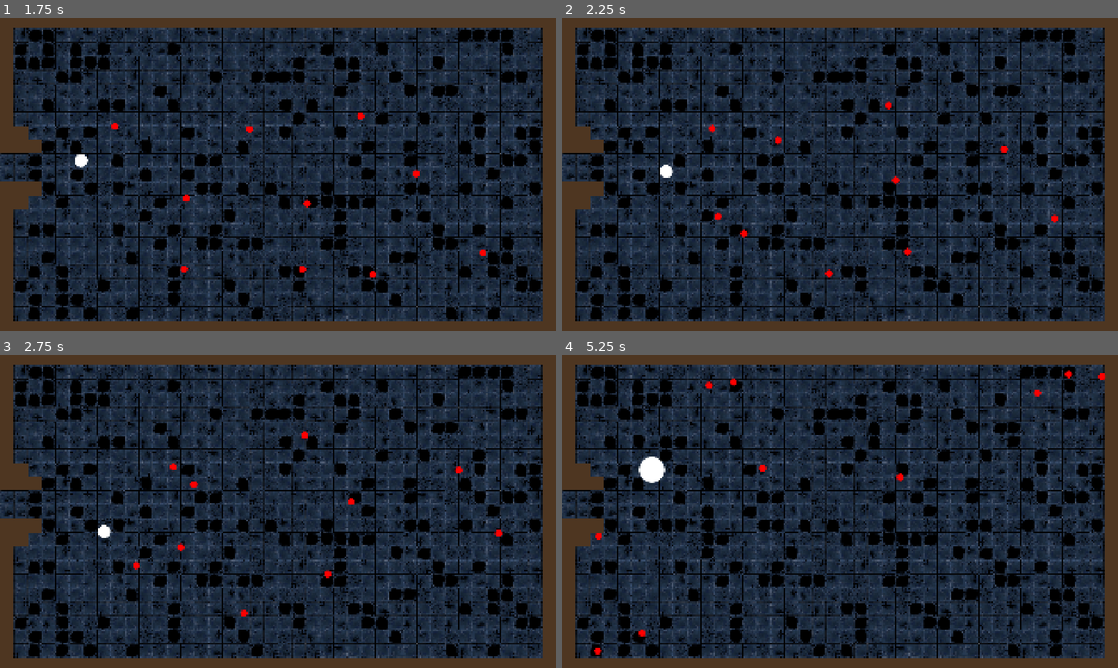
Above: before the commit, frames 1-4 (two rows, left to right).
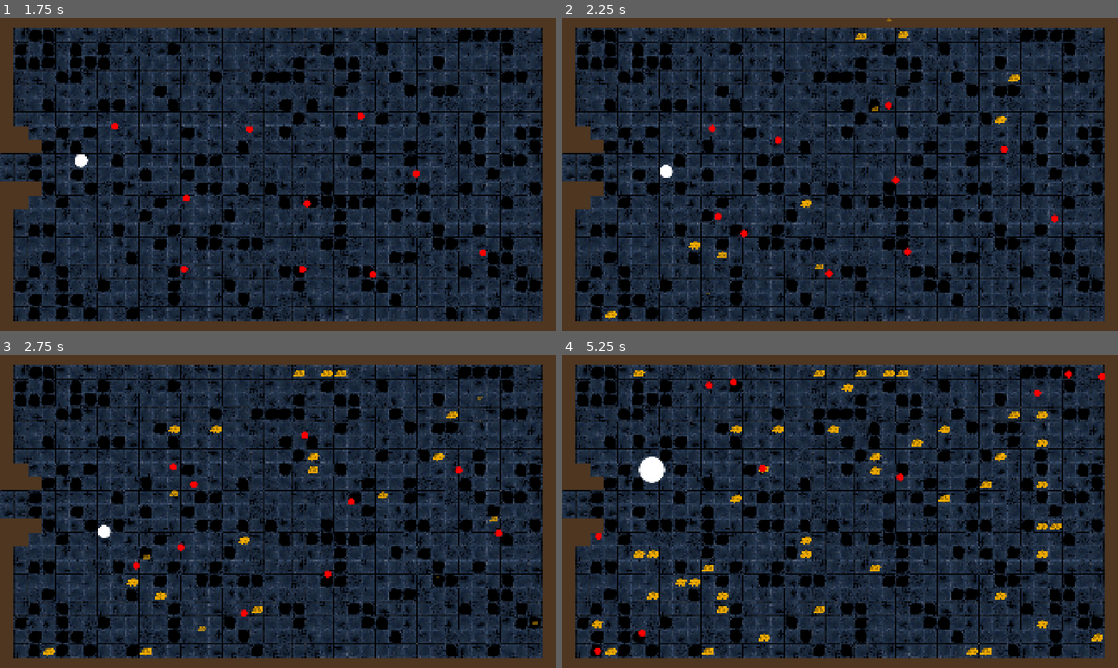
Above: after the commit, the same moments.

Repository: njamster/gmtk_jam_2026
Game: Godot game, scene res://main_menu.tscn
Two runs of this game, one before a commit and one after it. Both use one fixed random seed, a clock stepped at 60 frames per second and the inputs below.
Inputs (mouse positions are in pixels of both pictures, inside the frame that each line leads up to):
- Up to frame 1 (1.75 s): click "Play" at 0.5 s; tap Enter at 1.25 s; move the mouse to (400, 158) at 1.27 s; hold D (move_right) from 1.28 s (still down); tap Shift at 1.35 s; click (400, 158) at 1.42 s
- Up to frame 2 (2.25 s): move the mouse to (728, 190) at 2.02 s; release D (move_right) at 2.03 s; hold S (move_down) from 2.03 s (still down); tap Shift at 2.1 s
- Up to frame 3 (2.75 s): keep holding S (move_down)
- Up to frame 4 (5.25 s): move the mouse to (895, 442) at 2.77 s; release S (move_down) at 2.78 s; hold D (move_right) 2.78-3.53 s; tap Shift every 0.75 s from 2.85 to 5.1 s; move the mouse to (812, 574) at 3.52 s; hold W (move_up) 3.53-4.28 s; click (812, 574) at 3.67 s; move the mouse to (1006, 558) at 4.27 s; hold A (move_left) from 4.28 s (still down); move the mouse to (673, 464) at 5.02 s

Frame 1 is identical in both runs. In frame 2, 0.3% of the frame differs, in the area x 7-83%, y 0-97%; in frame 3, 0.7%; in frame 4, 1.8%, in the area x 5-98%, y 4-97%.

Commit message:
Add proper gold spawning

Diff:
--- a/collectibles/gold.gd
+++ /dev/null
@@ -1,7 +0,0 @@
-extends Area2D
-
-
-func pickup() -> void:
-	Global.stats.gold += 1
-	AudioManager.play_sound(preload("res://player/sounds/gold.wav"), "Sounds", -10)
-	queue_free()
--- /dev/null
+++ b/collectibles/gold/gold.gd
@@ -0,0 +1,26 @@
+extends Area2D
+
+
+func spawn() -> void:
+	$Sprite.scale = Vector2.ZERO
+	$Sprite.position.y = -100
+	$Sprite.modulate.a = 0.0
+	var tween := create_tween().set_parallel()
+	tween.tween_property($Sprite, "scale", Vector2.ONE, 0.5).set_ease(Tween.EASE_IN)
+	tween.tween_property($Sprite, "modulate:a", 1.0, 0.5).set_ease(Tween.EASE_OUT)
+	tween.tween_property($Sprite, "position:y", +100, 0.5).as_relative()
+
+
+func pickup() -> void:
+	Global.stats.gold += 1
+	AudioManager.play_sound(preload("res://player/sounds/gold.wav"), "Sounds", -10)
+	queue_free()
+
+
+func drop_down() -> void:
+	AudioManager.play_sound(preload("sounds/fall.wav"), "Sounds", -10)
+
+	var tween := create_tween()
+	tween.tween_property($Sprite, "scale", Vector2.ZERO, 0.5)
+	await tween.finished
+	queue_free()
--- a/collectibles/gold.tscn
+++ b/collectibles/gold/gold.tscn
@@ -1,22 +1,21 @@
 [gd_scene format=3 uid="uid://bgkfng34eaobi"]
 
-[ext_resource type="Texture2D" uid="uid://ld8o73kaq5nm" path="res://player/images/player.png" id="1_5a00n"]
-[ext_resource type="Script" uid="uid://gymbv22a1ms" path="res://collectibles/gold.gd" id="1_q6e11"]
+[ext_resource type="Script" uid="uid://gymbv22a1ms" path="res://collectibles/gold/gold.gd" id="1_0ekl1"]
+[ext_resource type="Texture2D" uid="uid://bvk0il86gp5nf" path="res://collectibles/gold/images/gold.png" id="2_av17k"]
 
 [sub_resource type="CircleShape2D" id="CircleShape2D_5a00n"]
 radius = 1.0
 
 [node name="Gold" type="Area2D" unique_id=1756101319]
-scale = Vector2(1.8, 1.8)
 collision_layer = 16
 collision_mask = 2
 monitoring = false
-script = ExtResource("1_q6e11")
+script = ExtResource("1_0ekl1")
 
 [node name="Sprite" type="Sprite2D" parent="." unique_id=1478879090]
 modulate = Color(1, 0.84313726, 0, 1)
 scale = Vector2(0.5, 0.5)
-texture = ExtResource("1_5a00n")
+texture = ExtResource("2_av17k")
 
 [node name="Hitbox" type="CollisionShape2D" parent="." unique_id=265516910]
 shape = SubResource("CircleShape2D_5a00n")
--- a/tilemap/tile_map.gd
+++ b/tilemap/tile_map.gd
@@ -44,6 +44,9 @@
 const MAX_Y := 21
 
 
+var free_cells := []
+var gold_cells :=  {}
+
 func _ready() -> void:
 	Global.tilemap = self
 	Global.tile_size = tile_set.tile_size.x
@@ -52,6 +55,9 @@
 
 	await get_tree().create_timer(1.0).timeout
 	earthquake()
+
+	await get_tree().create_timer(0.5).timeout
+	spawn_gold(40)
 
 
 func randomize_counters() -> void:
@@ -63,11 +69,23 @@
 			   get_cell_atlas_coords(cell) == STURDY_FLOOR:
 				continue
 			set_cell(cell, 0, atlas_coords[randi_range(1, MAX_DURABILITY)], TILE_ROTATIONS[randi_range(0, 3)])
+			free_cells.append(cell)
 
-			#if randi_range(1, 5) == 1:
-				#var gold := preload("res://collectibles/gold.tscn").instantiate()
-				#gold.global_position = map_to_local(cell)
-				#add_child(gold)
+
+func spawn_gold(amount: int) -> void:
+	if amount <= 1:
+		push_warning("Cannot spawn negative amounts of gold!")
+		return  # early
+
+	for i in range(amount):
+		var cell = free_cells.pop_at(randi() % free_cells.size())
+		var gold := preload("res://collectibles/gold/gold.tscn").instantiate()
+		gold.global_position = map_to_local(cell)
+		add_child(gold)
+		gold.spawn()
+
+		gold_cells[cell] = gold
+		await get_tree().create_timer(0.02).timeout
 
 
 func is_blocked(pos: Vector2) -> bool:
@@ -110,6 +128,11 @@
 			set_cell(cell, 0, DURABILITY_1, get_cell_alternative_tile(cell))
 		DURABILITY_1:
 			set_cell(cell, 0, GAP_TILE, get_cell_alternative_tile(cell))
+			free_cells.erase(cell)
+			if cell in gold_cells:
+				if is_instance_valid(gold_cells[cell]):
+					gold_cells[cell].drop_down()
+				gold_cells.erase(cell)
 			if play_sounds:
 				AudioManager.play_sound(preload("res://tilemap/sounds/crumble.wav"))
 
@@ -150,3 +173,5 @@
 			await get_tree().create_timer(0.05).timeout
 		else:
 			break
+
+	spawn_gold(6)
Renamed: collectibles/gold.gd.uid -> collectibles/gold/gold.gd.uid
Binary file added: collectibles/gold/images/gold.png
Not shown, added: collectibles/gold/images/gold.png.import
Not shown, added: collectibles/gold/sounds/fall.wav.import
Not shown, added: collectibles/gold/sounds/fall.wav
